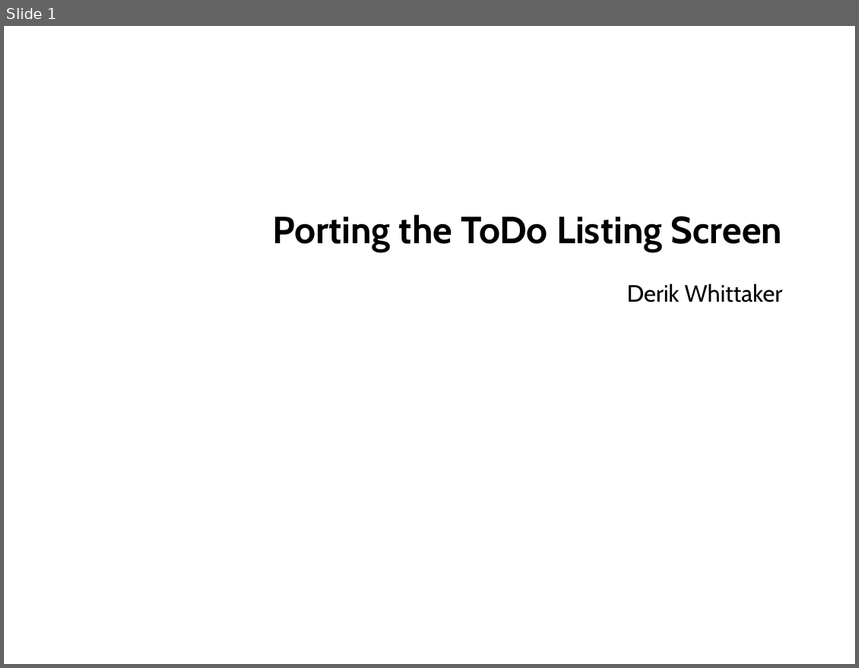
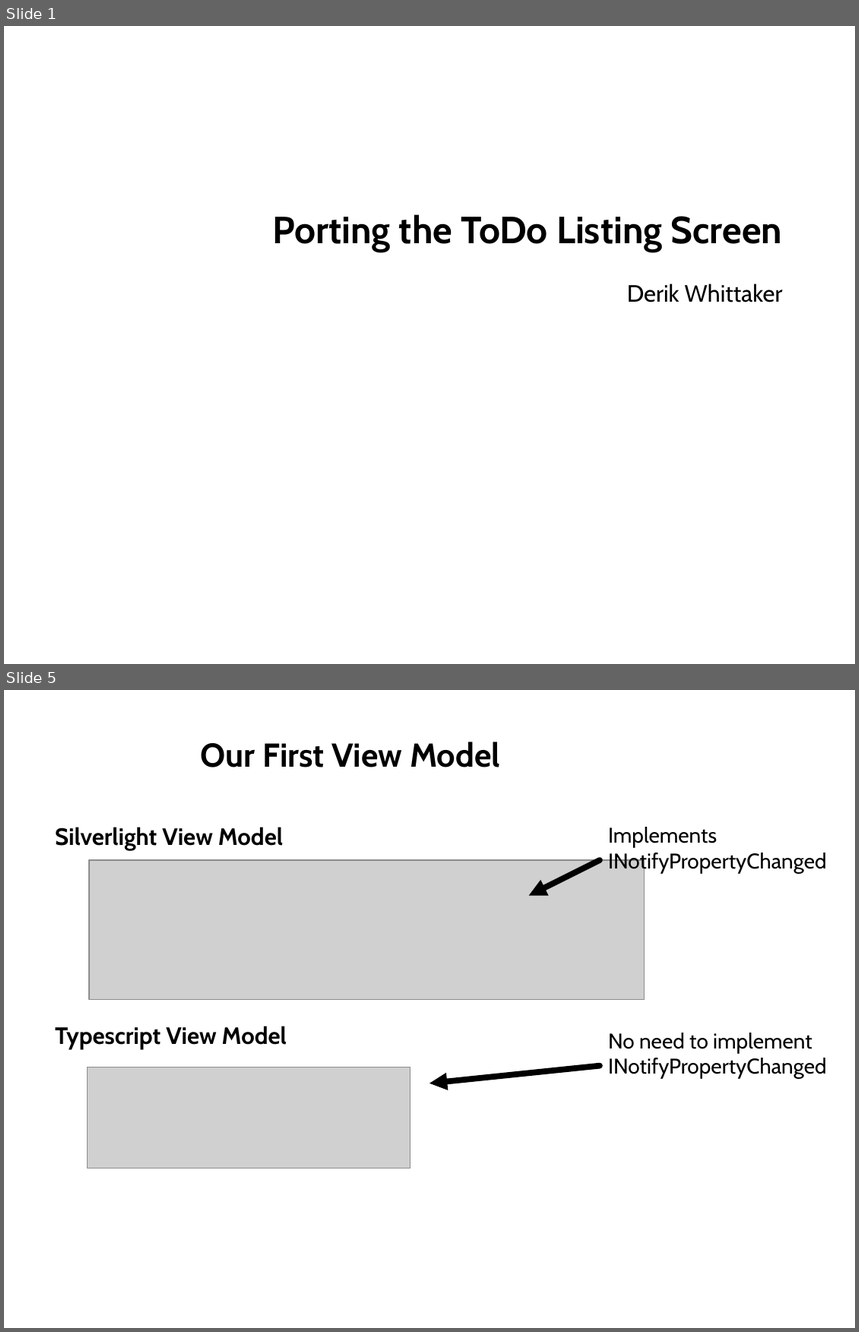
Before and after one commit to derikwhittaker/Pluarsight.XamlToHtml, a slide deck: Modules/02.TaskListingScreen.InitialSetup/02.TaskListingScreen.InitialSetup.Slides.pptx. Shown one above the other, each under a label of ours: slide 1 before the commit, slides 1 and 5 after it; the slides between them are not shown. The pictures are 859x668 and 859x1332 pixels, drawn with LibreOffice and Linux fonts; fonts in the diff are those of the drawing; grey boxes stand for pictures; background and template pictures are left out. Boxes give left, top, right and bottom in pixels: in the first picture for what was removed or moved away, otherwise in the second. Text is boxed around its words. In the diff, an @@ line names an element or a change of style, - is before the commit and + after.

```diff
--- a/Modules/02.TaskListingScreen.InitialSetup/02.TaskListingScreen.InitialSetup.Slides.pptx
+++ b/Modules/02.TaskListingScreen.InitialSetup/02.TaskListingScreen.InitialSetup.Slides.pptx
@@ slide 5 added at [4, 690, 855, 1328], background #FFFFFF @@
@@ title added at [201, 742, 500, 768], 28 pt, text #000000, bold @@
+Our First View Model
@@ text added at [55, 827, 287, 1049], 20 pt, text #000000, bold @@
+Silverlight View Model
+Typescript View Model
@@ text added at [608, 827, 827, 873], 18 pt, text #000000 @@
+Implements
+INotifyPropertyChanged
@@ picture added at [89, 860, 644, 1000] @@
@@ arrow added from (600, 860) to (529, 896), #000000 5 pt @@
@@ text added at [608, 1033, 827, 1079], 18 pt, text #000000 @@
+No need to implement
+INotifyPropertyChanged
@@ picture added at [87, 1067, 410, 1168] @@
@@ arrow added from (600, 1066) to (430, 1083), #000000 5 pt @@
```
Also in this commit, not shown: 2 slides changed, 14 other slides added.
